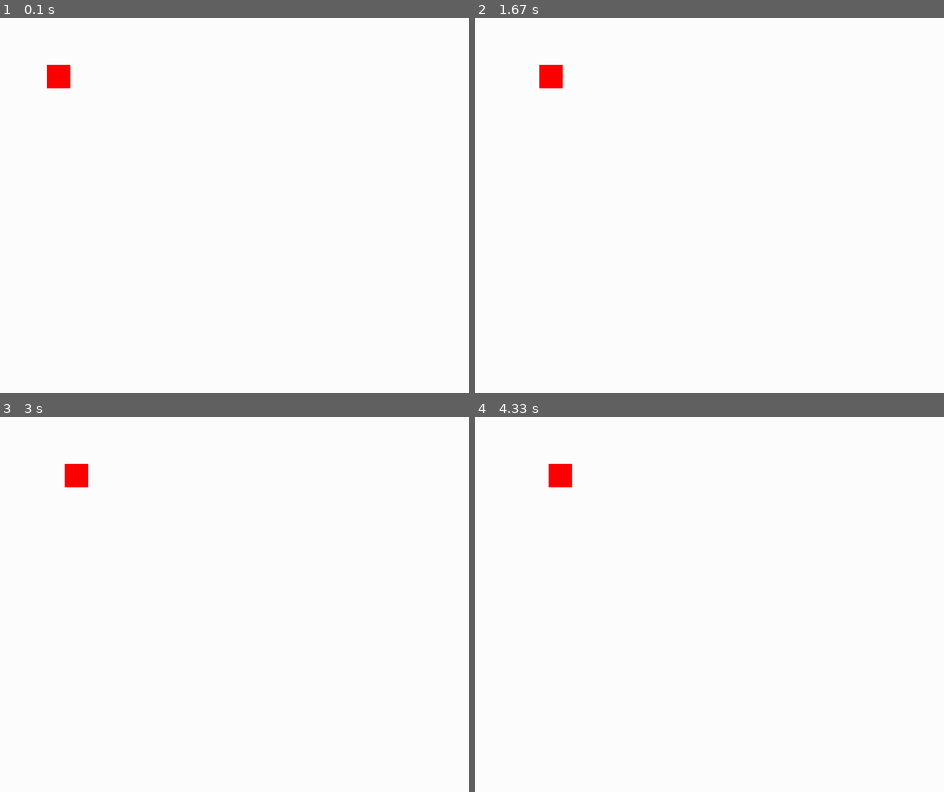
Above: before the commit, frames 1-4 (two rows, left to right).
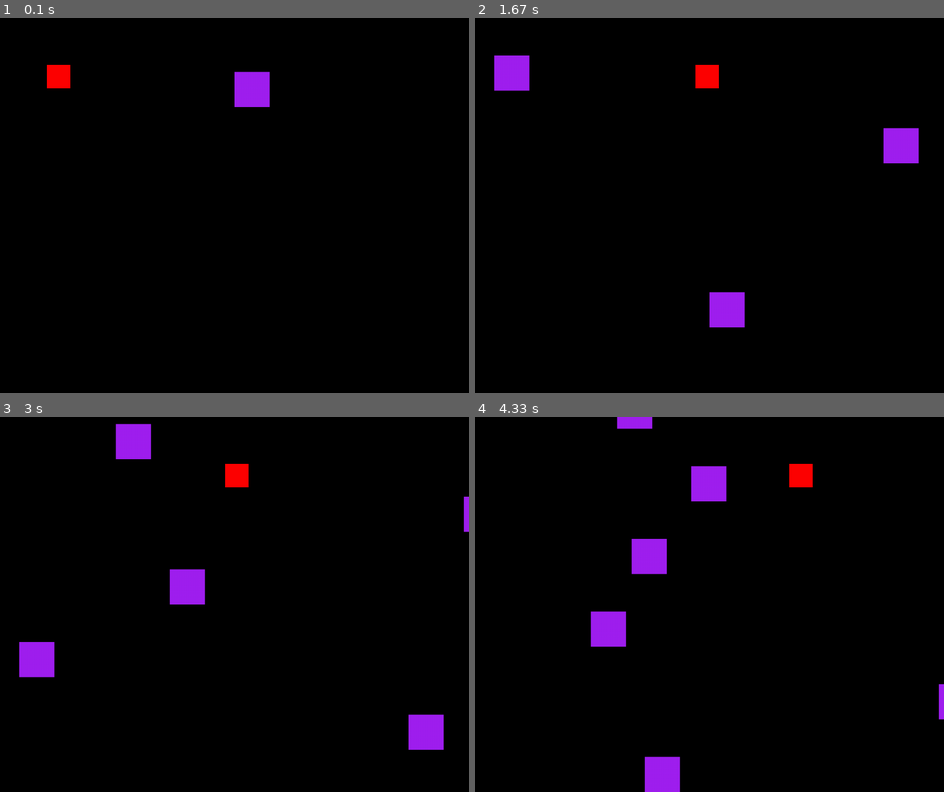
Above: after the commit, the same moments.

Repository: harflores/python-game
Game: pygame game, started from pygame1.py
The game is run twice, just before and just after one commit, with the same random seed, the same clock (stepped at 60 frames per second) and the same inputs.
Inputs:
- Up to frame 1 (0.1 s): no input
- Up to frame 2 (1.67 s): hold D 0.33-0.8 s; hold D 0.83-1.3 s; hold A from 1.33 s (still down)
- Up to frame 3 (3 s): release A at 1.87 s; hold A 1.9-2.3 s; hold D 2.33-2.97 s
- Up to frame 4 (4.33 s): hold A 3-3.47 s; hold D 3.5-3.97 s; hold D from 4 s (still down)

The runs differ from the first frame. In frame 1, 100% of the frame differs, in the area x 0-100%, y 0-100%; in frame 2, 100%; in frame 3, 100%; in frame 4, 100%.

Commit message:
Implementación de clase `Enemigo`: - Se crea la clase `Enemigo` para manejar las características y comportamientos de los enemigos. - Se inserta un enemigo en la ventana, con su aparición controlada por un temporizador. - La posición inicial del enemigo se define aleatoriamente dentro de los límites de la ventana. Mejoras en la interacción personaje-enemigo: - Se establece el movimiento del personaje en el eje X, restringiendo su posición en dicho eje. - Se ajustan las condiciones para garantizar que el personaje mantenga una posición adecuada durante la interacción con el enemigo.

Diff:
--- /dev/null
+++ b/enemigo.py
@@ -0,0 +1,18 @@
+import pygame
+
+class Enemigo:
+    def __init__(self,x,y):
+        self.x = x
+        self.y = y
+        self.ancho = 75
+        self.alto = 75
+        self.velocidad = 5
+        self.color = "purple"
+        self.rect = pygame.Rect(self.x, self.y, self.alto, self.ancho)
+
+    def dibujar(self, ventana):
+        pygame.draw.rect(ventana, self.color, self.rect)
+        self.rect = pygame.Rect(self.x, self.y, self.alto, self.ancho)
+
+    def movimiento(self):
+        self.y += self.velocidad
--- a/personaje.py
+++ b/personaje.py
@@ -6,7 +6,7 @@
         self.y = y
         self.ancho = 50
         self.alto = 50
-        self.velocidad = 1
+        self.velocidad = 10
         self.color = "red"
         self.rect = pygame.Rect(self.x, self.y, self.alto, self.ancho)
 
--- a/pygame1.py
+++ b/pygame1.py
@@ -1,29 +1,50 @@
 import pygame
 from personaje import Cubo
+from enemigo import Enemigo
+import random
 
 #DEFINIR CONSTANTES
 ANCHO = 1000
 ALTO = 800
 VENTANA = pygame.display.set_mode([ANCHO,ALTO])
+FPS =60
 
 #DEFINIMOS EL ESTADO DE NUESTRO JUEGO
 jugando = True
+
+#DEFINIMOS UN RELOJ PARA EL TIEMPO DE CREACION DE ENEMIGOS
+reloj = pygame.time.Clock()
+tiempo_pasado = 0
+tiempo_entre_enemigos = 500
+
 #DEFINIMOS LA POSICION DE NUESTRO PERSONAJE
 cubo = Cubo(100,100)
+
+#DEFINIMOS LA POSICION DE NUESTRO ENEMIGO
+cubo = Cubo(100,100)
+
+enemigos =[]
+
+enemigos.append(Enemigo(ANCHO/2,100))
 
 
 #GESTIONAR TECLAS PRESIONADAS
 def gestionar_teclas(teclas):
-    if teclas[pygame.K_w]:
-        cubo.y -=cubo.velocidad
-    if teclas[pygame.K_s]:
-        cubo.y +=cubo.velocidad
+    # if teclas[pygame.K_w]:
+    #     cubo.y -=cubo.velocidad
+    # if teclas[pygame.K_s]:
+        # cubo.y +=cubo.velocidad
     if teclas[pygame.K_a]:
         cubo.x -=cubo.velocidad
     if teclas[pygame.K_d]:
         cubo.x +=cubo.velocidad
 
 while jugando:
+    tiempo_pasado += reloj.tick(FPS)
+    if tiempo_pasado > tiempo_entre_enemigos:
+        enemigos.append(Enemigo(random.randint(0,ANCHO),-100))
+        tiempo_pasado = 0
+
     eventos = pygame.event.get()
     teclas = pygame.key.get_pressed()
 
@@ -33,6 +54,11 @@
         if evento.type == pygame.QUIT:
             jugando = False
 
-    VENTANA.fill("white")
+    VENTANA.fill("black")
     cubo.dibujar(VENTANA)
+
+    for enemigo in enemigos:
+        enemigo.dibujar(VENTANA)
+        enemigo.movimiento()
+
     pygame.display.update()
